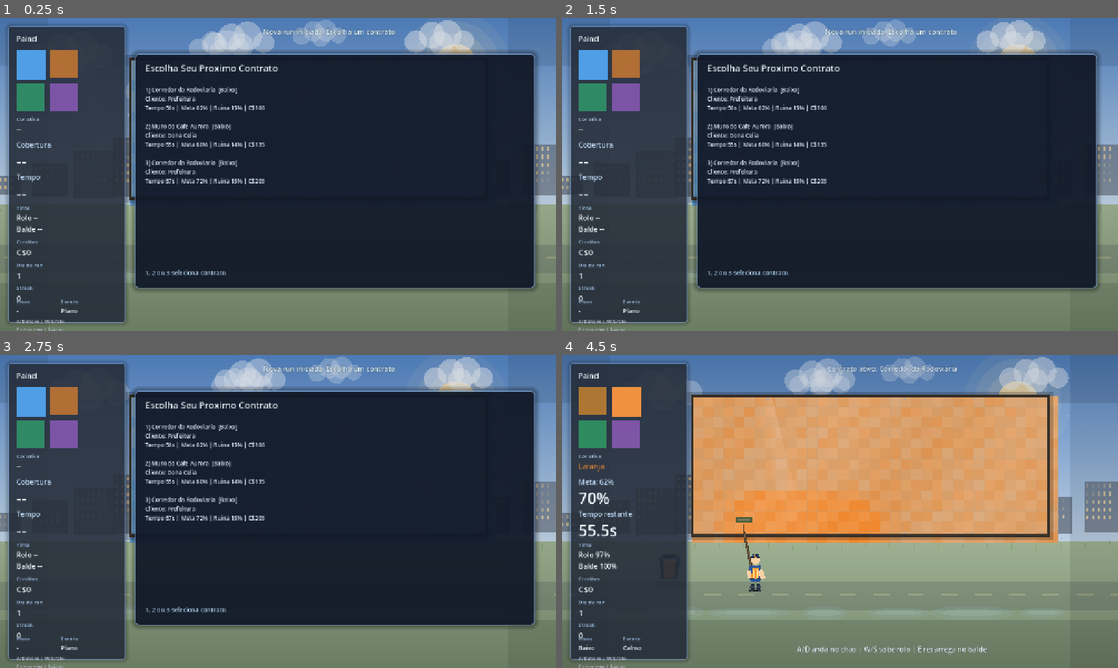
Above: before the commit, frames 1-4 (two rows, left to right).
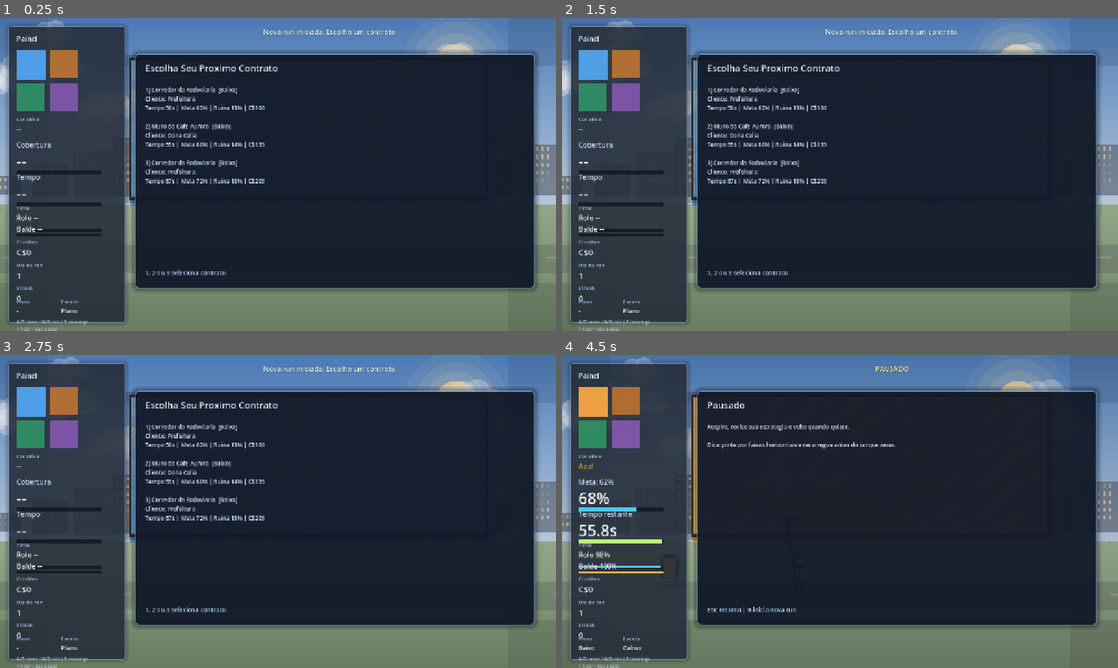
Above: after the commit, the same moments.

Repository: febiscaro/jogo
Game: Godot game, scene res://scenes/main.tscn
Same seed, same stepped clock (60 frames per second), same inputs: the game is played once before the commit and once after it.
Inputs (mouse positions are in pixels of both pictures, inside the frame that each line leads up to):
- Up to frame 1 (0.25 s): no input
- Up to frame 2 (1.5 s): tap Enter at 0.5 s; move the mouse to (962, 158) at 0.52 s; hold Right (ui_right) 0.53-1.28 s; hold E 0.53-1.28 s; tap R at 0.6 s; click (962, 158) at 0.67 s; tap Space at 0.77 s; move the mouse to (728, 190) at 1.27 s; hold Down (ui_down) from 1.28 s (still down); tap E at 1.35 s; click (728, 190) at 1.42 s
- Up to frame 3 (2.75 s): tap Space at 1.52 s; tap R at 1.55, 2.1 s; move the mouse to (333, 442) at 2.02 s; release Down (ui_down) at 2.03 s; hold Right (ui_right) from 2.03 s (still down); hold E from 2.03 s (still down); click (333, 442) at 2.17 s
- Up to frame 4 (4.5 s): move the mouse to (812, 574) at 2.77 s; release Right (ui_right) at 2.78 s; release E at 2.78 s; hold Up (ui_up) 2.78-3.53 s; tap Enter at 2.85 s; click (812, 574) at 2.92 s; tap Space at 3.02, 3.77 s; tap R at 3.05 s; move the mouse to (1006, 558) at 3.52 s; hold E 3.53-4.28 s; hold Left (ui_left) from 3.53 s (still down); tap 1 at 3.6 s; click (1006, 558) at 3.67 s; tap Escape at 4.15 s; move the mouse to (673, 464) at 4.27 s; tap 2 at 4.35 s; click (673, 464) at 4.42 s

The runs differ from the first frame. In frame 1, 3.6% of the frame differs, in the area x 0-86%, y 0-100%; in frame 2, 3.5%; in frame 3, 3.5%; in frame 4, 61%, in the area x 0-97%, y 0-100%.

Commit message:
Polish pass: pausa, HUD com barras, camera shake e clima cinematografico

Diff:
--- a/scripts/environment.gd
+++ b/scripts/environment.gd
@@ -8,10 +8,16 @@
 var _storm_level: float = 0.0
 var _storm_target: float = 0.0
 var _clouds: Array[Dictionary] = []
+var _lightning_alpha: float = 0.0
+var _lightning_timer: float = 0.0
+var _next_lightning: float = 0.0
+var _lightning_x: float = 0.0
 
 
 func _ready() -> void:
 	_rng.randomize()
+	_next_lightning = _rng.randf_range(3.8, 7.4)
+	_lightning_x = viewport_size.x * 0.55
 	for i in range(10):
 		_clouds.append(
 			{
@@ -31,9 +37,25 @@
 	_storm_target = clampf(value, 0.0, 1.0)
 
 
+func trigger_lightning(intensity: float = 1.0) -> void:
+	var safe_intensity = clampf(intensity, 0.2, 1.8)
+	_lightning_alpha = clampf(0.35 + safe_intensity * 0.32, 0.25, 0.95)
+	_lightning_timer = 0.06 + safe_intensity * 0.04
+	_lightning_x = _rng.randf_range(viewport_size.x * 0.12, viewport_size.x * 0.88)
+	_next_lightning = _rng.randf_range(3.2, 6.8)
+
+
 func _process(delta: float) -> void:
 	_time += delta
 	_storm_level = lerpf(_storm_level, _storm_target, minf(1.0, delta * 1.8))
+	_lightning_timer = maxf(0.0, _lightning_timer - delta)
+	_lightning_alpha = maxf(0.0, _lightning_alpha - delta * 2.4)
+	_next_lightning -= delta
+	if _storm_level > 0.46 and _next_lightning <= 0.0:
+		if _rng.randf() < clampf((_storm_level - 0.35) * 0.65, 0.12, 0.52):
+			trigger_lightning(0.42 + _storm_level * 0.74)
+		else:
+			_next_lightning = _rng.randf_range(2.8, 6.2)
 
 	for i in range(_clouds.size()):
 		var cloud: Dictionary = _clouds[i]
@@ -57,6 +79,7 @@
 	_draw_ground_details()
 	_draw_wind_lines()
 	_draw_rain_overlay()
+	_draw_lightning_flash()
 	_draw_vignette()
 
 
@@ -218,6 +241,30 @@
 	draw_rect(Rect2(viewport_size.x - edge, 0.0, edge, viewport_size.y), Color(0.03, 0.04, 0.06, alpha * 0.8))
 
 
+func _draw_lightning_flash() -> void:
+	if _lightning_alpha <= 0.01:
+		return
+
+	var overlay_alpha = _lightning_alpha * (0.20 + _storm_level * 0.22)
+	draw_rect(Rect2(0.0, 0.0, viewport_size.x, ground_y + 90.0), Color(0.90, 0.96, 1.0, overlay_alpha))
+
+	var x = _lightning_x
+	var y = 14.0
+	var bolt_alpha = clampf(_lightning_alpha * 1.25, 0.16, 1.0)
+	for i in range(8):
+		var nx = x + sin((_time * 32.0) + float(i) * 1.7) * 14.0 + _rng.randf_range(-8.0, 8.0)
+		var ny = y + 26.0 + float(i) * 10.0
+		draw_line(Vector2(x, y), Vector2(nx, ny), Color(0.95, 0.99, 1.0, bolt_alpha), 2.4)
+		draw_line(Vector2(x, y), Vector2(nx, ny), Color(0.66, 0.84, 1.0, bolt_alpha * 0.45), 5.4)
+		x = nx
+		y = ny
+		if y > ground_y - 22.0:
+			break
+
+	if _lightning_timer > 0.0:
+		draw_circle(Vector2(_lightning_x, 38.0), 26.0, Color(0.92, 0.98, 1.0, _lightning_alpha * 0.36))
+
+
 func _draw_soft_ellipse(center: Vector2, radii: Vector2, color: Color, points: int = 24) -> void:
 	var safe_points = maxi(8, points)
 	var polygon = PackedVector2Array()
--- a/scripts/game.gd
+++ b/scripts/game.gd
@@ -46,6 +46,14 @@
 var paint_value: Label
 var risk_value: Label
 var event_value: Label
+var coverage_bar_bg: ColorRect
+var coverage_bar_fill: ColorRect
+var time_bar_bg: ColorRect
+var time_bar_fill: ColorRect
+var roller_bar_bg: ColorRect
+var roller_bar_fill: ColorRect
+var bucket_bar_bg: ColorRect
+var bucket_bar_fill: ColorRect
 
 var choice_panel: Panel
 var choice_title: Label
@@ -54,6 +62,7 @@
 
 var _rng: RandomNumberGenerator = RandomNumberGenerator.new()
 var _state: int = STATE_CONTRACT_SELECT
+var _is_paused: bool = false
 
 var _contract_templates: Array[Dictionary] = []
 var _upgrade_catalog: Array[Dictionary] = []
@@ -85,10 +94,13 @@
 var _meta_best_streak: int = 0
 var _meta_total_runs: int = 0
 var _meta_total_credits: int = 0
+var _base_scene_position: Vector2 = Vector2.ZERO
+var _camera_shake_strength: float = 0.0
 
 
 func _ready() -> void:
 	_rng.randomize()
+	_base_scene_position = position
 	_setup_ui()
 	_capture_palette()
 
@@ -107,22 +119,26 @@
 	_hud_time += delta
 	_update_splashes(delta)
 	_update_environment_weather()
-	if _state == STATE_IN_CONTRACT:
+	if _is_paused:
+		top_status.modulate = Color(1.0, 0.93, 0.62, 1.0)
+	elif _state == STATE_IN_CONTRACT:
 		var pulse = 0.5 + sin(_hud_time * 2.8) * 0.5
 		top_status.modulate = Color(0.82 + pulse * 0.14, 0.90 + pulse * 0.08, 1.0, 1.0)
 	elif _state != STATE_RUN_OVER:
 		top_status.modulate = Color(0.95, 0.99, 1.0, 1.0)
 
-	if _state == STATE_IN_CONTRACT:
+	if _state == STATE_IN_CONTRACT and not _is_paused:
 		_process_contract(delta)
 	elif _state == STATE_RUN_OVER:
 		queue_redraw()
 	elif not _splashes.is_empty():
 		queue_redraw()
 
+	_update_camera_effects(delta)
+
 
 func _input(event: InputEvent) -> void:
-	if _state != STATE_IN_CONTRACT:
+	if _state != STATE_IN_CONTRACT or _is_paused:
 		return
 	if event is InputEventMouseButton:
 		var mouse_event = event as InputEventMouseButton
@@ -134,6 +150,19 @@
 	if event is InputEventKey:
 		var key_event = event as InputEventKey
 		if not key_event.pressed or key_event.echo:
+			return
+
+		if _state == STATE_IN_CONTRACT and key_event.keycode == KEY_ESCAPE:
+			if _is_paused:
+				_resume_contract()
+			else:
+				_pause_contract()
+			return
+
+		if _is_paused:
+			if key_event.keycode == KEY_R:
+				_is_paused = false
+				_start_new_run()
 			return
 
 		if _state == STATE_IN_CONTRACT:
@@ -182,6 +211,19 @@
 			pos + Vector2(float(drop.get("drift", 0.0)) * 0.07, radius * 2.5),
 			Color(color.r, color.g, color.b, 0.5),
 			maxf(1.5, radius * 0.32)
+		)
+
+	if _state == STATE_IN_CONTRACT and wall.has_method("get_lowest_cell_world_pos"):
+		var weak_world: Vector2 = wall.call("get_lowest_cell_world_pos")
+		var weak_local = to_local(weak_world)
+		var pulse = 0.5 + sin(_hud_time * 5.2) * 0.5
+		var ring_color = Color(1.0, 0.82, 0.35, 0.24 + pulse * 0.28)
+		draw_circle(weak_local, 9.0 + pulse * 5.0, ring_color)
+		draw_line(
+			weak_local + Vector2(0.0, -18.0),
+			weak_local + Vector2(0.0, -34.0),
+			Color(1.0, 0.92, 0.58, 0.42 + pulse * 0.4),
+			2.2
 		)
 
 
@@ -226,18 +268,27 @@
 
 	help_label.layout_mode = 0
 	help_label.offset_left = stat_left
-	help_label.offset_top = 672.0
+	help_label.offset_top = 674.0
 	help_label.offset_right = stat_right
 	help_label.offset_bottom = 700.0
-	help_label.add_theme_font_size_override("font_size", 11)
+	help_label.add_theme_font_size_override("font_size", 10)
 	help_label.autowrap_mode = TextServer.AUTOWRAP_WORD_SMART
-	help_label.text = "A/D move | W/S rolo\nE recarrega | 1-4 cor"
+	help_label.text = "A/D move | W/S rolo | E recarrega\n1-4 cor | ESC pausa"
 	_style_label(title_label, Color(0.95, 0.98, 1.0, 1.0), 2, Color(0.08, 0.11, 0.17, 0.9))
 	_style_label(coverage_title, Color(0.77, 0.88, 0.99, 1.0))
 	_style_label(time_title, Color(0.77, 0.88, 0.99, 1.0))
 	_style_label(help_label, Color(0.88, 0.92, 0.98, 0.94))
 	_style_label(coverage_value, Color(0.95, 0.99, 1.0, 1.0), 2, Color(0.09, 0.12, 0.18, 0.95))
 	_style_label(time_value, Color(0.95, 0.99, 1.0, 1.0), 2, Color(0.09, 0.12, 0.18, 0.95))
+
+	coverage_bar_bg = _ensure_stat_bar("CoverageBarBG", stat_left, 332.0, stat_right, 342.0, Color(0.07, 0.10, 0.14, 0.90))
+	coverage_bar_fill = _ensure_stat_bar("CoverageBarFill", stat_left + 1.0, 333.0, stat_left + 1.0, 341.0, Color(0.35, 0.79, 0.97, 1.0))
+	time_bar_bg = _ensure_stat_bar("TimeBarBG", stat_left, 406.0, stat_right, 416.0, Color(0.07, 0.10, 0.14, 0.90))
+	time_bar_fill = _ensure_stat_bar("TimeBarFill", stat_left + 1.0, 407.0, stat_left + 1.0, 415.0, Color(0.73, 0.95, 0.48, 1.0))
+	roller_bar_bg = _ensure_stat_bar("RollerBarBG", stat_left, 466.0, stat_right, 474.0, Color(0.07, 0.10, 0.14, 0.90))
+	roller_bar_fill = _ensure_stat_bar("RollerBarFill", stat_left + 1.0, 467.0, stat_left + 1.0, 473.0, Color(0.32, 0.81, 0.94, 1.0))
+	bucket_bar_bg = _ensure_stat_bar("BucketBarBG", stat_left, 478.0, stat_right, 486.0, Color(0.07, 0.10, 0.14, 0.90))
+	bucket_bar_fill = _ensure_stat_bar("BucketBarFill", stat_left + 1.0, 479.0, stat_left + 1.0, 485.0, Color(0.93, 0.66, 0.29, 1.0))
 
 	for swatch in [swatch_blue, swatch_orange, swatch_green, swatch_purple]:
 		swatch.mouse_default_cursor_shape = Control.CURSOR_POINTING_HAND
@@ -318,6 +369,38 @@
 	return label
 
 
+func _ensure_stat_bar(node_name: String, left: float, top: float, right: float, bottom: float, color: Color) -> ColorRect:
+	var existing = sidebar.get_node_or_null(node_name)
+	var bar: ColorRect
+	if existing and existing is ColorRect:
+		bar = existing as ColorRect
+	else:
+		bar = ColorRect.new()
+		bar.name = node_name
+		sidebar.add_child(bar)
+
+	bar.layout_mode = 0
+	bar.offset_left = left
+	bar.offset_top = top
+	bar.offset_right = right
+	bar.offset_bottom = bottom
+	bar.color = color
+	bar.mouse_filter = Control.MOUSE_FILTER_IGNORE
+	return bar
+
+
+func _update_bar(fill: ColorRect, bg: ColorRect, ratio: float, color: Color) -> void:
+	if fill == null or bg == null:
+		return
+	var safe_ratio = clampf(ratio, 0.0, 1.0)
+	var bar_width = maxf(0.0, (bg.offset_right - bg.offset_left) - 2.0)
+	fill.offset_left = bg.offset_left + 1.0
+	fill.offset_top = bg.offset_top + 1.0
+	fill.offset_bottom = bg.offset_bottom - 1.0
+	fill.offset_right = fill.offset_left + (bar_width * safe_ratio)
+	fill.color = color
+
+
 func _ensure_panel(panel_name: String, left: float, top: float, right: float, bottom: float) -> Panel:
 	var ui_root = $UI
 	var existing = ui_root.get_node_or_null(panel_name)
@@ -521,6 +604,7 @@
 
 
 func _start_new_run() -> void:
+	_is_paused = false
 	_run_seed = int(_rng.randi())
 	_run_day = 1
 	_streak = 0
@@ -549,6 +633,7 @@
 
 
 func _enter_contract_selection(message: String) -> void:
+	_is_paused = false
 	_state = STATE_CONTRACT_SELECT
 	_active_event.clear()
 	_active_event_time = 0.0
@@ -604,6 +689,7 @@
 
 
 func _start_contract() -> void:
+	_is_paused = false
 	_state = STATE_IN_CONTRACT
 	_elapsed = 0.0
 	_drop_timer = 0.0
@@ -754,6 +840,8 @@
 
 		if wall_rect.has_point(pos):
 			wall.call("damage_at", pos, radius * 2.0, power * damage_scale * delta)
+			if _rng.randf() < minf(1.0, delta * 1.8 * power):
+				_add_camera_shake(minf(2.2, power * 0.85))
 			if _rng.randf() < minf(1.0, delta * 10.0):
 				var drop_color = drop.get("color", Color(0.70, 0.88, 1.0, 0.95))
 				_spawn_splash(pos, drop_color, clampf(power * 0.35, 0.35, 1.2))
@@ -817,6 +905,10 @@
 	var drain_mult = _event_value("player_drain_mult", 1.0)
 	if player.has_method("set_external_modifiers"):
 		player.call("set_external_modifiers", speed_mult, paint_mult, drain_mult)
+	_add_camera_shake(4.6)
+	if environment != null and environment.has_method("trigger_lightning"):
+		var flash_strength = 0.55 + maxf(0.0, _event_value("damage_mult", 1.0) - 1.0)
+		environment.call("trigger_lightning", flash_strength)
 
 	top_status.text = "Evento: %s" % _active_event.get("name", "Clima hostil")
 	center_message.text = _active_event.get("description", "")
@@ -860,6 +952,10 @@
 	]
 	if bucket != null and bucket.has_method("set_fill_ratio"):
 		bucket.call("set_fill_ratio", bucket_ratio)
+	_update_bar(coverage_bar_fill, coverage_bar_bg, coverage, Color(0.30, 0.79, 0.97, 1.0))
+	_update_bar(time_bar_fill, time_bar_bg, remaining / maxf(1.0, duration), Color(0.73, 0.95, 0.48, 1.0))
+	_update_bar(roller_bar_fill, roller_bar_bg, paint_ratio, Color(0.28, 0.80, 0.94, 1.0))
+	_update_bar(bucket_bar_fill, bucket_bar_bg, bucket_ratio, Color(0.93, 0.67, 0.30, 1.0))
 
 	risk_value.text = _selected_contract.get("risk_label", "-")
 	if _active_event.is_empty():
@@ -867,12 +963,16 @@
 			center_message.text = "Recarregando no balde..."
 		elif paint_ratio <= 0.08 and bucket_ratio <= 0.01:
 			center_message.text = "Sem tinta no rolo e balde vazio."
+			_add_camera_shake(2.2)
 		elif paint_ratio <= 0.20:
 			center_message.text = "Tanque baixo. Segure E ao lado do balde."
+			if int(floor(_hud_time * 2.0)) % 2 == 0:
+				_add_camera_shake(0.55)
 	_update_sidebar_meta()
 
 
 func _complete_contract(coverage: float, target: float, lowest: float) -> void:
+	_is_paused = false
 	_clear_active_event()
 	_drops.clear()
 	_splashes.clear()
@@ -894,6 +994,7 @@
 	_total_contracts_completed += 1
 	_reputation += 0.45 + quality
 	_run_day += 1
+	_add_camera_shake(2.8)
 
 	top_status.text = "Contrato entregue! +C$%d" % payout
 	center_message.visible = false
@@ -902,6 +1003,7 @@
 
 
 func _fail_run(reason: String, coverage: float, lowest: float) -> void:
+	_is_paused = false
 	_state = STATE_RUN_OVER
 	_clear_active_event()
 	_drops.clear()
@@ -920,6 +1022,7 @@
 
 	top_status.text = "RUN QUEBRADA"
 	top_status.modulate = Color(1.0, 0.48, 0.44, 1.0)
+	_add_camera_shake(8.0)
 	center_message.visible = false
 	center_message.text = ""
 
@@ -952,6 +1055,7 @@
 
 
 func _enter_upgrade_selection() -> void:
+	_is_paused = false
 	_upgrades_offered = _roll_upgrade_choices()
 	if _upgrades_offered.is_empty():
 		_enter_contract_selection("Sem upgrades disponiveis. Proximo contrato!")
@@ -1145,12 +1249,58 @@
 		wall.call("set_drip_intensity", value)
 
 
+func _pause_contract() -> void:
+	if _state != STATE_IN_CONTRACT or _is_paused:
+		return
+	_is_paused = true
+	if player.has_method("set_game_active"):
+		player.call("set_game_active", false)
+	_show_choice_panel()
+	choice_title.text = "Pausado"
+	choice_body.text = "Respire, revise sua estrategia e volte quando quiser.\n\nDica: pinte por faixas horizontais e recarregue antes do tanque zerar."
+	choice_hint.text = "ESC retoma | R inicia nova run"
+	top_status.text = "PAUSADO"
+	center_message.visible = false
+
+
+func _resume_contract() -> void:
+	if not _is_paused:
+		return
+	_is_paused = false
+	if player.has_method("set_game_active"):
+		player.call("set_game_active", true)
+	_hide_choice_panel()
+	top_status.text = "Contrato ativo: %s" % _selected_contract.get("title", "Sem nome")
+	center_message.visible = true
+	center_message.text = _active_event.get("description", "Continue o retoque.") if not _active_event.is_empty() else "Continue o retoque."
+
+
+func _add_camera_shake(amount: float) -> void:
+	_camera_shake_strength = minf(18.0, _camera_shake_strength + amount)
+
+
+func _update_camera_effects(delta: float) -> void:
+	_camera_shake_strength = maxf(0.0, _camera_shake_strength - delta * (7.4 + _camera_shake_strength * 0.52))
+	if _camera_shake_strength <= 0.01:
+		position = _base_scene_position
+		return
+	var offset = Vector2(
+		_rng.randf_range(-1.0, 1.0),
+		_rng.randf_range(-1.0, 1.0)
+	) * _camera_shake_strength
+	position = _base_scene_position + offset
+
+
 func _update_sidebar_meta() -> void:
 	money_value.text = "C$%d" % _money
 	day_value.text = "%d" % _run_day
 	streak_value.text = "%d" % _streak
 	if _state != STATE_IN_CONTRACT:
 		paint_value.text = "Rolo --\nBalde --"
+		_update_bar(coverage_bar_fill, coverage_bar_bg, 0.0, Color(0.30, 0.79, 0.97, 1.0))
+		_update_bar(time_bar_fill, time_bar_bg, 0.0, Color(0.73, 0.95, 0.48, 1.0))
+		_update_bar(roller_bar_fill, roller_bar_bg, 0.0, Color(0.28, 0.80, 0.94, 1.0))
+		_update_bar(bucket_bar_fill, bucket_bar_bg, 0.0, Color(0.93, 0.67, 0.30, 1.0))
 
 
 func _apply_palette(base_color: Color) -> void:
--- a/scripts/wall.gd
+++ b/scripts/wall.gd
@@ -19,6 +19,7 @@
 var _coverage: PackedFloat32Array = PackedFloat32Array()
 var _avg_coverage: float = 0.0
 var _lowest_coverage: float = 0.0
+var _lowest_index: int = 0
 var _anim_time: float = 0.0
 var _drip_intensity: float = 0.0
 var _damage_heat: float = 0.0
@@ -89,6 +90,15 @@
 	return _lowest_coverage
 
 
+func get_lowest_cell_world_pos() -> Vector2:
+	if _columns <= 0 or _rows <= 0:
+		return global_position + wall_size * 0.5
+	var row = int(floor(float(_lowest_index) / float(_columns)))
+	var col = _lowest_index % _columns
+	var local = Vector2((float(col) + 0.5) * cell_size, (float(row) + 0.5) * cell_size)
+	return to_global(local)
+
+
 func get_cell_count_below(threshold: float) -> int:
 	var count = 0
 	for value in _coverage:
@@ -135,13 +145,17 @@
 
 	var total = 0.0
 	var lowest = 1.0
-	for amount in _coverage:
+	var lowest_index = 0
+	for i in range(_coverage.size()):
+		var amount = _coverage[i]
 		total += amount
 		if amount < lowest:
 			lowest = amount
+			lowest_index = i
 
 	_avg_coverage = total / float(_coverage.size())
 	_lowest_coverage = lowest
+	_lowest_index = lowest_index
 
 
 func _affect_cells(world_position: Vector2, radius: float, delta_strength: float) -> bool:
@@ -205,6 +219,7 @@
 				var streak_len = 6.0 + (1.0 - coverage) * 14.0
 				draw_line(streak_top, streak_top + Vector2(0.0, streak_len), Color(grime_color.r, grime_color.g, grime_color.b, 0.28), 1.0)
 
+	_draw_weakest_marker()
 	_draw_shine()
 	_draw_frame_details()
 
@@ -284,6 +299,22 @@
 	if changed:
 		_coverage = next_coverage
 		_recalculate_cache()
+
+
+func _draw_weakest_marker() -> void:
+	if _coverage.is_empty():
+		return
+	if _lowest_coverage >= 0.96:
+		return
+
+	var row = int(floor(float(_lowest_index) / float(_columns)))
+	var col = _lowest_index % _columns
+	var center = Vector2((float(col) + 0.5) * cell_size, (float(row) + 0.5) * cell_size)
+	var pulse = 0.5 + sin(_anim_time * 5.6) * 0.5
+	var radius = cell_size * 0.32 + pulse * 3.0
+	var alpha = clampf((0.94 - _lowest_coverage) * 0.9, 0.12, 0.62)
+	draw_arc(center, radius, 0.0, TAU, 22, Color(1.0, 0.86, 0.36, alpha), 1.8, true)
+	draw_circle(center, 1.9, Color(1.0, 0.93, 0.58, alpha * 0.9))
 
 
 func _draw_wall_base() -> void:
